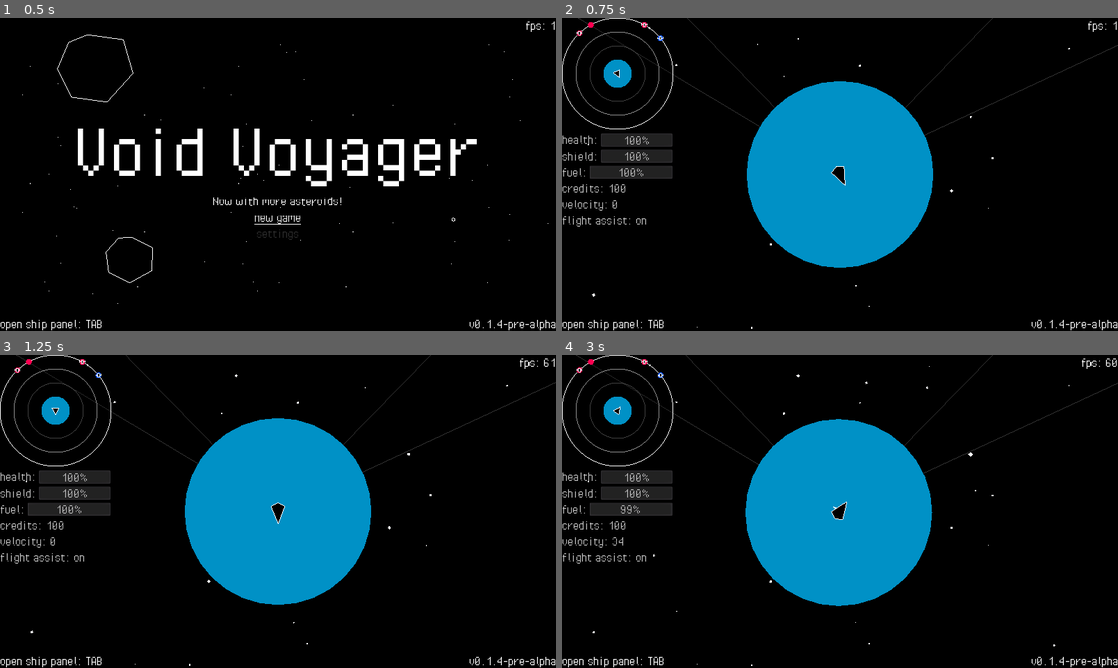
Above: before the commit, frames 1-4 (two rows, left to right).
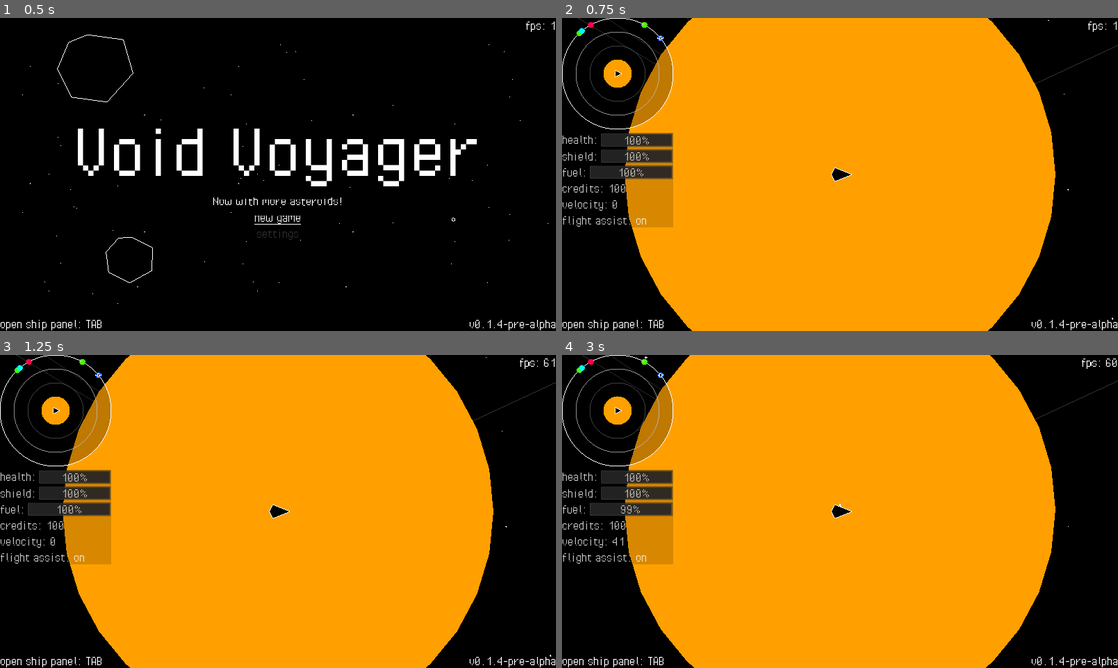
Above: after the commit, the same moments.

Repository: fossqueen/void-voyager-old
Game: Godot game, scene res://main.tscn
Same seed, same stepped clock (60 frames per second), same inputs: the game is played once before the commit and once after it.
Inputs (mouse positions are in pixels of both pictures, inside the frame that each line leads up to):
- Up to frame 1 (0.5 s): no input
- Up to frame 2 (0.75 s): click "new game" at 0.5 s
- Up to frame 3 (1.25 s): no input
- Up to frame 4 (3 s): tap Enter (ui_accept) at 1.25, 2 s; drag from (840, 511) to (895, 442) at 1.27 s; drag from (728, 527) to (840, 511) at 2.02 s; move the mouse to (895, 442) at 2.77 s; hold D (thrust_right) from 2.78 s (still down); tap J (hyperspace) at 2.85 s; click (895, 442) at 2.92 s

Frame 1 is identical in both runs. In frame 2, 69% of the frame differs, in the area x 2-100%, y 0-100%; in frame 3, 69%; in frame 4, 69%.

Commit message:
System Name Generator Improvements

Diff:
--- a/_debug/_ship-refactoring/grasshopper.tres
+++ /dev/null
@@ -1,14 +0,0 @@
-[gd_resource type="Resource" load_steps=2 format=2]
-
-[ext_resource path="res://_debug/_ship-refactoring/ship-class.gd" type="Script" id=1]
-
-[resource]
-script = ExtResource( 1 )
-MODEL_NAME = "Grasshopper"
-MAX_HEALTH = 100.0
-MAX_SHIELD = 100.0
-MAX_FUEL = 100.0
-MAX_CARGO = 50.0
-THRUST_POWER = 75000
-POINTS = PoolVector2Array( -20, 0, -12, -16, 28, 0, -12, 16, -20, 0 )
-POINTS_2 = PoolVector2Array(  )
--- a/_debug/_ship-refactoring/grasshopper.tscn
+++ /dev/null
@@ -1,23 +0,0 @@
-[gd_scene load_steps=5 format=2]
-
-[ext_resource path="res://_debug/_ship-refactoring/ship.gd" type="Script" id=1]
-[ext_resource path="res://_debug/_ship-refactoring/grasshopper.tres" type="Resource" id=2]
-[ext_resource path="res://camera/camera.tscn" type="PackedScene" id=3]
-[ext_resource path="res://ships/modules/mining-laser/mining-laser.tscn" type="PackedScene" id=4]
-
-[node name="Grasshopper" type="RigidBody2D"]
-mass = 25000.0
-contacts_reported = 3
-contact_monitor = true
-can_sleep = false
-script = ExtResource( 1 )
-ship = ExtResource( 2 )
-
-[node name="Camera" parent="." instance=ExtResource( 3 )]
-zoom_max = 5.0
-
-[node name="Collider" type="CollisionPolygon2D" parent="."]
-
-[node name="Modules" type="Node2D" parent="."]
-
-[node name="MiningLaser" parent="Modules" instance=ExtResource( 4 )]
--- a/_debug/_ship-refactoring/ship-class.gd
+++ /dev/null
@@ -1,53 +0,0 @@
-extends Resource
-class_name ShipClass
-
-signal ship_destroyed
-
-# Exported Constants
-export var MODEL_NAME: String
-
-export var MAX_HEALTH: float
-export var MAX_SHIELD: float
-export var MAX_FUEL: float
-export var MAX_CARGO: float
-export var THRUST_POWER: int
-
-export var POINTS: PoolVector2Array # Coordinates for drawing the ship
-export var POINTS_2: PoolVector2Array # Second set of coordinates, for more detail
-
-
-# Variables
-var player_given_name: String # To eventually allow naming of personal ships
-
-var health: float
-var shield: float
-var fuel: float
-
-var cargo: Array
-
-
-func init_ship() -> void:
-	repair()
-	refuel()
-	cargo = []
-
-
-func damage(amount: float) -> void:
-	if shield > 0: # Damage dealt to shield before health
-		shield -= amount
-		if shield < 0: # If damage is greater than shield amount, deal the rest to health
-			health = max(0, health - abs(shield))
-	else: # No shield to begin with
-		health = max(0, health - amount)
-
-	if health <= 0: # Check if destroyed
-		emit_signal("ship_destroyed")
-
-
-func refuel() -> void:
-	fuel = MAX_FUEL
-
-
-func repair() -> void:
-	health = MAX_HEALTH
-	shield = MAX_SHIELD
--- a/galaxy/galaxy-generator.gd
+++ b/galaxy/galaxy-generator.gd
@@ -19,8 +19,10 @@
 const ASTEROID_BELT_CHANCE: int = 5 # % chance of object being an asteroid belt
 const MAX_ALLOWED_BELTS: int = 1 # maximum amount of asteroid belts per system, 1 is optimal for low-spec
 
-const STATION_NAME_POOL: Array = ["Barker", "Atlas", "Springfield", "Alyx", "Apoapsis", "Periapsis", "Brendan", "Preston", "Light", "Blueshift", "Redshift", "Rousseau", "Locke", "Burke", "Argyle", "Devin"]
+const STATION_NAME_POOL: Array = ["Barker", "Atlas", "Springfield", "Alyx", "Apoapsis", "Periapsis", "Brendan", "Preston", "Light", "Blueshift", "Redshift", "Rousseau", "Locke", "Burke", "Argyle", "Devin", "Luna", "Sam", "Anisa", "Jude", "Ireland", "Martin", "Vodric"]
 const STATION_SUFFIX_POOL: Array = ["Orbital", "Dock", "Station", "Terminal", "Port", "Outpost", "Installation", "Colony", "Reach"]
+const GREEK: Array = ["ALPHA", "ALPHA", "ALPHA", "ALPHA", "BETA", "GAMMA", "GAMMA", "GAMMA", "DELTA", "EPSILON", "ZETA", "ZETA", "ZETA", "ZETA", "ETA", "THETA", "IOTA", "KAPPA", "LAMBDA", "MU", "NU", "XI", "XI", "XI", "XI","XI", "OMICRON", "PI", "RHO", "SIGMA", "TAU", "TAU", "UPSILON", "PHI", "CHI", "PSI", "OMEGA"]
+const PATTERNS: Array = [[0, 1, 0, 0, 1], [1, 0, 1, 0, 0], [1, 0, 0, 1, 0], [0, 0, 1, 0, 1], [1, 0, 1, 0, 1]]
 
 
 func random_string(length: int) -> String:
@@ -39,6 +41,47 @@
 	for _digit in range(length):
 		string += digits[randi()% n_digi]
 	return string
+
+
+func random_letter(type: int) -> String:
+	var characters: String
+	if type == 0:
+		characters = "AAAEEEIIOOUYAAAEEEIIOOUYAAAEEEIIOOUYAAAEEEIIOOUYAAAEEEIIOOUYW---"
+	if type == 1:
+		characters = "BBCCCCCDFGGGHJKLMMMMMNNNNNPQQQQQRSSSSSTTTVWXXXXXYYYYYZZZZZ"
+	var n_char = len(characters)
+	var output = characters[randi() % n_char]
+
+	return output
+
+
+func random_name() -> String:
+	var name: String
+
+	var pattern = PATTERNS[randi() % PATTERNS.size()]
+
+	if randi() % 100 + 1 <= 10:
+		name += GREEK[randi() % GREEK.size()] + " "
+
+	var previous_letter
+
+	for letter in pattern:
+		var string = str(random_letter(letter))
+		while string == previous_letter:
+			var dice = randi() % 100 + 1
+			if dice <=95:
+				str(random_letter(letter))
+
+			previous_letter = string
+
+		name += string
+
+	if randi() % 100 + 1 <= 2:
+		name = random_digits(2) + random_letter(1)
+
+	print(name)
+
+	return name
 
 
 func generate_object(usable_mass: float, planet_name: String, distance: float) -> Dictionary:
@@ -181,7 +224,7 @@
 		if !system_coordinates.has(Vector2(x1, y1)):
 			system_coordinates.append(Vector2(x1, y1))
 
-			var system_name = random_string(5)
+			var system_name = random_name()
 			if !system_names.has(system_name): # unique system names
 				system_names.append(system_name)
 				galaxy_gen.append(generate_system(x1, y1, system_name))
@@ -189,7 +232,7 @@
 		if !system_coordinates.has(Vector2(x2, y2)):
 			system_coordinates.append(Vector2(x2, y2))
 
-			var system_name = random_string(5)
+			var system_name = random_name()
 			if !system_names.has(system_name):
 				system_names.append(system_name)
 				galaxy_gen.append(generate_system(x2, y2, system_name))
--- a/player/player.gd
+++ b/player/player.gd
@@ -24,8 +24,12 @@
 
 
 func _integrate_forces(_state) -> void:
-	set_applied_torque(get_angle_to(get_global_mouse_position()) * pow(1.22, 100))
-	angular_damp = 4 / (abs(get_angle_to(get_global_mouse_position())) + 0.001)
+	#set_applied_torque(get_angle_to(get_global_mouse_position()) * pow(1.22, 100))
+	#angular_damp = 4 / (abs(get_angle_to(get_global_mouse_position())) + 0.001)
+
+	set_applied_torque(get_angle_to(look()) * pow(1.2, 100))
+	angular_damp = 4 / (abs(get_angle_to(look())) + 0.001)
+
 
 	store_velocity()
 	reset()
@@ -58,8 +62,6 @@
 
 	if event is InputEventMouseMotion:
 		mouse_motion = true
-	else:
-		mouse_motion = false
 
 
 func movement() -> void:
@@ -87,13 +89,9 @@
 			linear_damp = FLIGHT_ASSIST_AMOUNT
 
 
-func look() -> void:
-	var look_dir: Vector2 = Vector2(Input.get_axis("look_left", "look_right"), Input.get_axis("look_up", "look_down"))
-	if look_dir != Vector2.ZERO:
-		if look_dir.length() >= 0.75:
-			rotation = lerp_angle(rotation, look_dir.angle(), 0.5)
-	if mouse_motion:
-		look_at(get_global_mouse_position())
+func look() -> Vector2:
+	var look_dir: Vector2 = Vector2(Input.get_axis("look_left", "look_right"), Input.get_axis("look_up", "look_down")) + global_position
+	return look_dir
 
 
 func toggle_flight_assist() -> void:
--- a/player/player.tscn
+++ b/player/player.tscn
@@ -126,7 +126,7 @@
 contacts_reported = 4
 contact_monitor = true
 can_sleep = false
-angular_damp = 0.0
+angular_damp = 30.0
 script = ExtResource( 1 )
 points = PoolVector2Array( -20, 0, -12, -16, 28, 0, -12, 16, -20, 0 )
 
@@ -190,6 +190,7 @@
 zoom_max = 6.0
 
 [node name="Scanner" type="Area2D" parent="."]
+visible = false
 monitorable = false
 
 [node name="CollisionShape2D" type="CollisionShape2D" parent="Scanner"]
--- a/project.godot
+++ b/project.godot
@@ -43,11 +43,6 @@
 "class": "Ship",
 "language": "GDScript",
 "path": "res://ships/ship.gd"
-}, {
-"base": "Resource",
-"class": "ShipClass",
-"language": "GDScript",
-"path": "res://_debug/_ship-refactoring/ship-class.gd"
 }, {
 "base": "Resource",
 "class": "Stats",
@@ -62,7 +57,6 @@
 "PlotRoute": "",
 "SaveFile": "",
 "Ship": "",
-"ShipClass": "",
 "Stats": ""
 }
 
